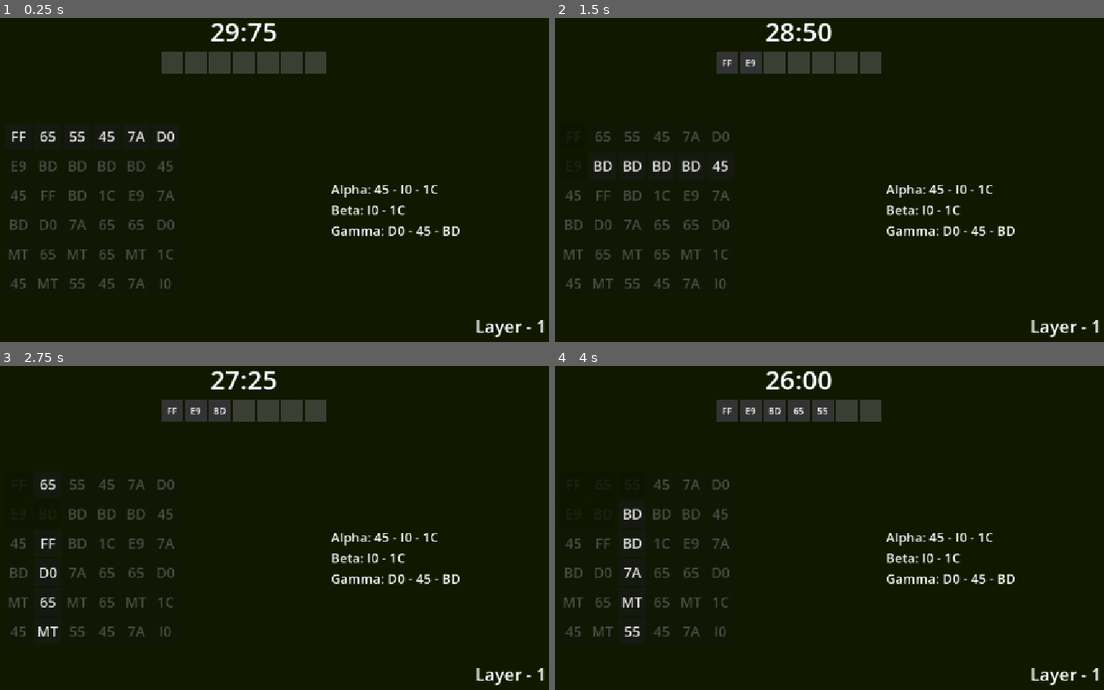
Above: before the commit, frames 1-4 (two rows, left to right).
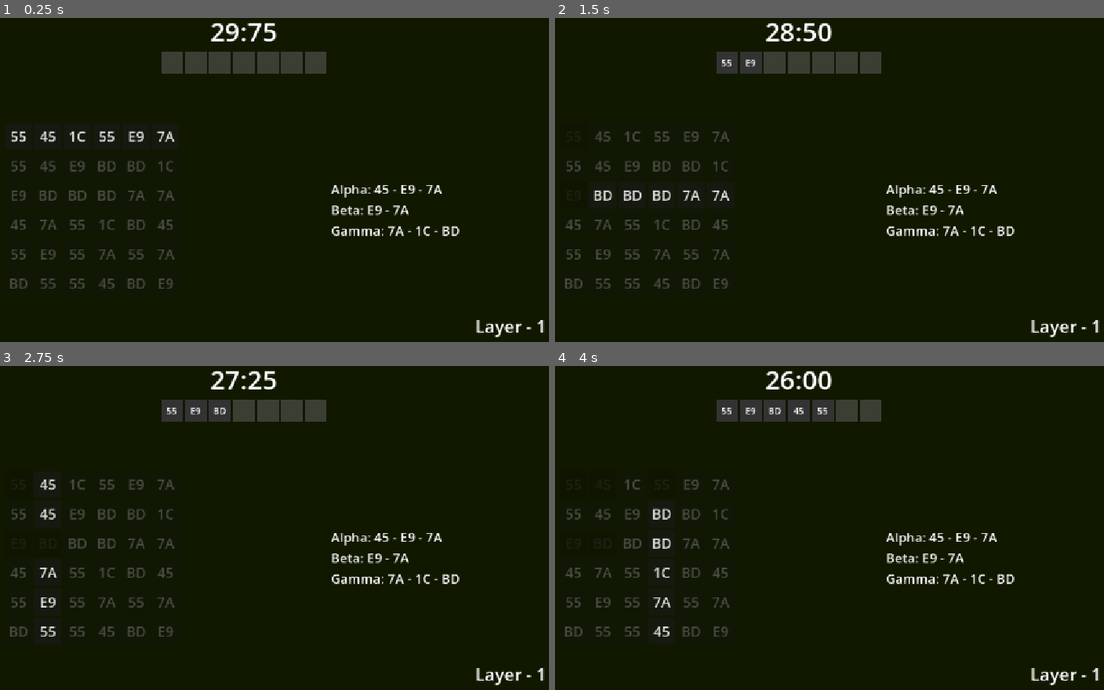
Above: after the commit, the same moments.

Repository: Martisos/Data-Hack-Minigame
Game: Godot game, scene res://scenes/main_game.tscn
Same seed, same stepped clock (60 frames per second), same inputs: the game is played once before the commit and once after it.
Inputs (mouse positions are in pixels of both pictures, inside the frame that each line leads up to):
- Up to frame 1 (0.25 s): no input
- Up to frame 2 (1.5 s): click "FF" (after the commit: "55") at 0.5 s; click "E9" at 1.25 s
- Up to frame 3 (2.75 s): click "BD" at 2 s
- Up to frame 4 (4 s): click (604, 485) at 2.75 s, where only the run before the commit has a clickable "65"; click "55" at 3.5 s

The runs differ from the first frame. In frame 1, 1.8% of the frame differs, in the area x 1-84%, y 34-84%; in frame 2, 2.3%, in the area x 1-84%, y 12-84%; in frame 3, 1.8%; in frame 4, 2.2%.

Commit message:
Changing Rules Mechanic

Diff:
--- a/scripts/main_game.gd
+++ b/scripts/main_game.gd
@@ -6,9 +6,9 @@
 @onready var timer_label: Label = $MainMargin/VBoxContainer/Header/TimerLabel
 @onready var level_ui: CanvasLayer = $LevelUI
 
-const cols: int = 6
-const rows: int = 6
-const tokens: Array[String] = ["1C", "BD", "55", "E9", "7A", "45","65", "D0", "FF", "MT", "I0"]
+var cols: int = 6
+var rows: int = 6
+var tokens: Array[String] = ["1C", "BD", "55", "E9", "7A", "45"]
 
 enum moveState { START, ROW, COL }
 var current_state: moveState = moveState.START
@@ -186,9 +186,23 @@
 				label.modulate = Color.GREEN_YELLOW
 
 
+func sync_grid_size() -> void:
+	code_matrix.columns = cols
+	var target_button_count = cols * rows
+	var current_button_count = code_matrix.get_child_count()
+
+	while current_button_count < target_button_count:
+		create_button("")
+		current_button_count += 1
+
+	while current_button_count > target_button_count:
+		var btn = code_matrix.get_child(0)
+		code_matrix.remove_child(btn)
+		btn.queue_free()
+		current_button_count -= 1
 
 func generate_buttons() -> void:
-	for i in range(36):
+	for i in range(cols * rows):
 		create_button("")
 	pass
 
@@ -370,6 +384,7 @@
 	memory.clear()
 	completed_injection_count = 0
 	change_rules()
+	sync_grid_size()
 
 	for inj in injections:
 		inj["completed"] = false
@@ -394,14 +409,31 @@
 
 func change_rules() -> void:
 	if Stats.layer == 2:
-		path_length = 7
-		print("changed path length to 7")
+		tokens.append("65")
+		tokens.append("D0")
+
+	if Stats.layer == 3:
+		reward_tiers = [4.0, 8.0, 13.0]
 
 	if Stats.layer == 4:
+		cols = 7
+		rows = 7
+
+	if Stats.layer == 5:
 		path_length = 6
 		max_memory = 6
-		print("LAYER 4: Ograniczenie pamięci do 6 slotów!")
 
 	if Stats.layer == 6:
+		tokens.append("FF")
+		tokens.append("MT")
+		tokens.append("IO")
+
+	if Stats.layer == 7:
+		reward_tiers = [3.0, 6.0, 10.0]
+
+	if Stats.layer == 9:
 		path_length = 5
 		max_memory = 5
+
+	if Stats.layer == 10:
+		reward_tiers = [1.0, 5.0, 9.0]
